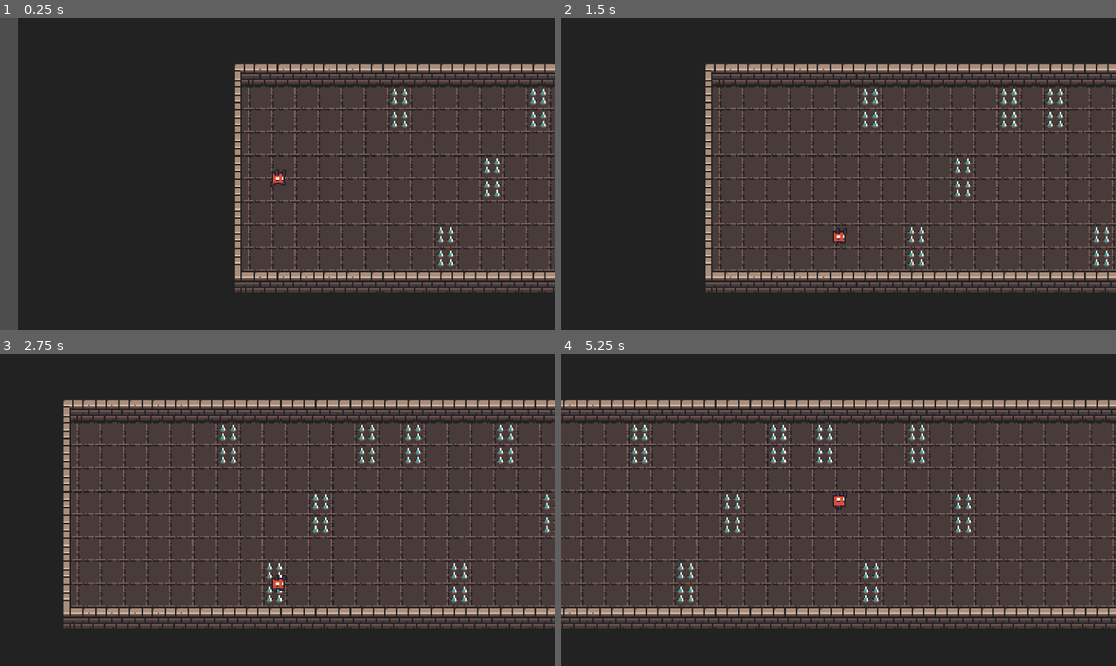
Above: before the commit, frames 1-4 (two rows, left to right).
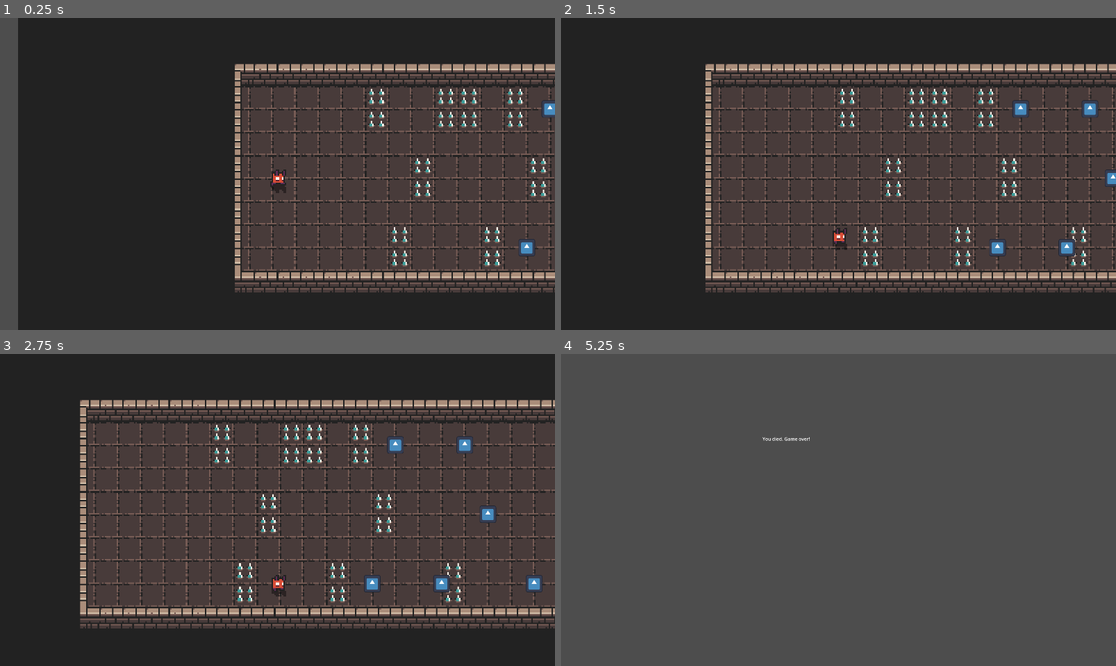
Above: after the commit, the same moments.

Repository: fericfl/escape-the-hell
Game: Godot game, scene res://Scenes/infinite_run.tscn
Same seed, same stepped clock (60 frames per second), same inputs: the game is played once before the commit and once after it. This scene is started directly instead of the project's main scene. The engine's default icon, where the game draws it, is replaced by a stand-in: a white triangle on a blue panel in a dark square.
Inputs (mouse positions are in pixels of both pictures, inside the frame that each line leads up to):
- Up to frame 1 (0.25 s): no input
- Up to frame 2 (1.5 s): move the mouse to (960, 158) at 0.52 s; hold D (move_right) 0.53-1.28 s; hold Space (jump) 0.53-1.28 s; move the mouse to (727, 189) at 1.27 s; hold S (change_lane_down) from 1.28 s (still down); click (727, 189) at 1.35 s
- Up to frame 3 (2.75 s): tap Space (jump) at 1.52, 1.55, 1.82 s; move the mouse to (333, 441) at 2.02 s; release S (change_lane_down) at 2.03 s; hold D (move_right) from 2.03 s (still down); hold Space (jump) from 2.03 s (still down)
- Up to frame 4 (5.25 s): move the mouse to (810, 572) at 2.77 s; release D (move_right) at 2.78 s; release Space (jump) at 2.78 s; hold W (change_lane_up) 2.78-3.53 s; click (810, 572) at 2.85 s; tap Space (jump) at 3.02, 3.05, 3.32, 4.52, 4.55, 4.82 s; move the mouse to (1005, 556) at 3.52 s; hold Space (jump) 3.53-4.28 s; hold A (move_left) 3.53-5.03 s; move the mouse to (672, 463) at 4.27 s; click (672, 463) at 4.35 s; move the mouse to (866, 510) at 5.02 s; hold S (change_lane_down) from 5.03 s (still down); hold Space (jump) from 5.03 s (still down)

The runs differ from the first frame. In frame 1, 2.0% of the frame differs, in the area x 48-100%, y 22-80%; in frame 2, 2.7%; in frame 3, 17%; in frame 4, 48%, in the area x 0-100%, y 0-100%.

Commit message:
Added shadow to the player sprite for depth and made some random fixes

Diff:
--- a/Scenes/boss.tscn
+++ b/Scenes/boss.tscn
@@ -6,7 +6,7 @@
 [ext_resource type="Texture2D" uid="uid://b51ftrd5i6gbt" path="res://Assets/Sprites/Characters/Boss/big_demon_idle_anim_sheet.png" id="3_ukjjc"]
 
 [sub_resource type="RectangleShape2D" id="RectangleShape2D_ukjjc"]
-size = Vector2(94, 121.125)
+size = Vector2(18, 25)
 
 [sub_resource type="Animation" id="Animation_mh6p8"]
 length = 0.001
@@ -53,17 +53,17 @@
 
 [node name="Sprite2D" type="Sprite2D" parent="."]
 texture_filter = 1
-position = Vector2(0, -73)
-scale = Vector2(4, 4)
+position = Vector2(-1, -18)
 texture = ExtResource("3_ukjjc")
 hframes = 4
 frame = 1
 
 [node name="CollisionShape2D" type="CollisionShape2D" parent="."]
-position = Vector2(2, -60.4375)
+position = Vector2(-1, -14.5)
 shape = SubResource("RectangleShape2D_ukjjc")
 
 [node name="bullet" parent="." instance=ExtResource("3_cxrok")]
+speed = 150.0
 
 [node name="AnimationPlayer" type="AnimationPlayer" parent="."]
 libraries = {
--- a/Scenes/boss_room.tscn
+++ b/Scenes/boss_room.tscn
@@ -134,15 +134,14 @@
 [node name="boss_room" type="Node2D"]
 
 [node name="Player" parent="." instance=ExtResource("1_0x2vs")]
-position = Vector2(476, 610)
+position = Vector2(162, 175)
 
 [node name="boss" parent="." instance=ExtResource("2_lu0rs")]
-position = Vector2(1689, 476)
+position = Vector2(535, 168)
 
 [node name="Ground" type="TileMapLayer" parent="."]
 z_index = -2
 texture_filter = 3
-scale = Vector2(4, 4)
 tile_map_data = PackedByteArray("AAAWAAEAAAAAAAAAAAAWAAAAAAAAAAAAAAAVAAAAAAAAAAAAAAAUAAAAAAAAAAAAAAATAAAAAAAAAAAAAAASAA …(135520 unchanged characters)…
 tile_set = SubResource("TileSet_q04ek")
 collision_enabled = false
@@ -150,6 +149,5 @@
 [node name="Walls" type="TileMapLayer" parent="."]
 z_index = 1
 texture_filter = 1
-scale = Vector2(3, 3)
 tile_map_data = PackedByteArray("AAAAAAAAAAABAAAAAAABAAAAAAAJAAMAAAACAAAAAAAJAAMAAAADAAAAAAAJAAMAAAAEAAAAAAAJAAMAAAAFAA …(1840 unchanged characters)…
 tile_set = SubResource("TileSet_l7on7")
--- a/Scenes/bullet.tscn
+++ b/Scenes/bullet.tscn
@@ -1,21 +1,23 @@
 [gd_scene load_steps=4 format=3 uid="uid://42rdl68igss"]
 
 [ext_resource type="Script" uid="uid://ib3w8owin73r" path="res://Scripts/bullet.gd" id="1_oduel"]
-[ext_resource type="Texture2D" uid="uid://b7g83p6ulhfb2" path="res://icon.svg" id="2_ycag2"]
+[ext_resource type="Texture2D" uid="uid://p2mohtyjwx1w" path="res://Assets/Sprites/HUD/fire_ball_sprite.png" id="2_oduel"]
 
 [sub_resource type="RectangleShape2D" id="RectangleShape2D_khrry"]
-size = Vector2(49, 10)
+size = Vector2(18, 12)
 
 [node name="bullet" type="Area2D" groups=["Boss", "Player"]]
 script = ExtResource("1_oduel")
 
 [node name="Icon" type="Sprite2D" parent="."]
+texture_filter = 1
 position = Vector2(0, -7)
-scale = Vector2(0.390625, 0.09375)
-texture = ExtResource("2_ycag2")
+scale = Vector2(0.5, 0.5)
+texture = ExtResource("2_oduel")
 
 [node name="CollisionShape2D" type="CollisionShape2D" parent="."]
-position = Vector2(-0.5, -7)
+position = Vector2(0, -7)
+scale = Vector2(0.5, 0.5)
 shape = SubResource("RectangleShape2D_khrry")
 
 [connection signal="body_entered" from="." to="." method="_on_body_entered"]
--- a/Scenes/infinite_run.tscn
+++ b/Scenes/infinite_run.tscn
@@ -1,10 +1,11 @@
-[gd_scene load_steps=11 format=4 uid="uid://cn5vtchjcnkkt"]
+[gd_scene load_steps=12 format=4 uid="uid://cn5vtchjcnkkt"]
 
 [ext_resource type="Texture2D" uid="uid://ckafe35ri32ny" path="res://Assets/Sprites/TileMaps/atlas_floor-16x16.png" id="1_q1u03"]
 [ext_resource type="Texture2D" uid="uid://dejbjos7ghuol" path="res://Assets/Sprites/TileMaps/atlas_walls_low-16x16.png" id="2_2yuk5"]
 [ext_resource type="PackedScene" uid="uid://67oa117ffhad" path="res://Scenes/player_scroller.tscn" id="2_q1u03"]
 [ext_resource type="PackedScene" uid="uid://sh4hnbdaxm0j" path="res://Scenes/game_manager.tscn" id="4_ioilu"]
 [ext_resource type="PackedScene" uid="uid://cr17uii3iawqj" path="res://Scenes/endgame_scene.tscn" id="4_uxagy"]
+[ext_resource type="PackedScene" uid="uid://b2x6pjeh2mawp" path="res://Scenes/soul.tscn" id="5_kgx5n"]
 
 [sub_resource type="TileSetAtlasSource" id="TileSetAtlasSource_uxagy"]
 texture = ExtResource("2_2yuk5")
@@ -180,7 +181,12 @@
 endgame_scene = ExtResource("4_uxagy")
 tilemap = NodePath("../Ground")
 
-[node name="GameManager" parent="." node_paths=PackedStringArray("tilemap", "player") instance=ExtResource("4_ioilu")]
+[node name="GameManager" parent="." node_paths=PackedStringArray("tilemap", "player") groups=["Player"] instance=ExtResource("4_ioilu")]
 tilemap = NodePath("../Ground")
 player = NodePath("../PlayerScroller")
+soul_scene = ExtResource("5_kgx5n")
 SPIKE_SPAWN_CHANCE = 50
+
+[node name="Soul" parent="." instance=ExtResource("5_kgx5n")]
+
+[connection signal="collected" from="Soul" to="PlayerScroller" method="on_soul_collected"]
--- a/Scenes/player.tscn
+++ b/Scenes/player.tscn
@@ -6,7 +6,7 @@
 [ext_resource type="Texture2D" uid="uid://c2p07pccdpd4t" path="res://Assets/Sprites/Characters/Player/Version1/imp_idle_anim_f0-sheet.png" id="3_6t5aa"]
 
 [sub_resource type="RectangleShape2D" id="RectangleShape2D_cvnsp"]
-size = Vector2(27, 34)
+size = Vector2(9, 8)
 
 [sub_resource type="Animation" id="Animation_x3wgy"]
 length = 0.001
@@ -64,19 +64,19 @@
 
 [node name="Player" type="CharacterBody2D" node_paths=PackedStringArray("animation_player") groups=["Player"]]
 script = ExtResource("1_cvnsp")
+moveSpeed = 150
 endgame_scene = ExtResource("2_vgqql")
 bullet_scene = ExtResource("2_6t5aa")
 animation_player = NodePath("AnimationPlayer")
 
 [node name="Sprite2D" type="Sprite2D" parent="."]
 texture_filter = 1
-position = Vector2(-1.19209e-07, -28)
-scale = Vector2(3, 3.345)
+position = Vector2(-1.19209e-07, -8)
 texture = ExtResource("3_6t5aa")
 hframes = 4
 
 [node name="CollisionShape2D" type="CollisionShape2D" parent="."]
-position = Vector2(1.5, -18)
+position = Vector2(0.5, -6)
 shape = SubResource("RectangleShape2D_cvnsp")
 
 [node name="SlideTime" type="Timer" parent="."]
@@ -85,9 +85,10 @@
 
 [node name="bullet" parent="." instance=ExtResource("2_6t5aa")]
 visible = false
+speed = 150.0
 
 [node name="Camera2D" type="Camera2D" parent="."]
-zoom = Vector2(1.24, 1.24)
+zoom = Vector2(5, 5)
 
 [node name="AnimationPlayer" type="AnimationPlayer" parent="."]
 libraries = {
--- a/Scenes/player_scroller.tscn
+++ b/Scenes/player_scroller.tscn
@@ -1,7 +1,8 @@
-[gd_scene load_steps=7 format=3 uid="uid://67oa117ffhad"]
+[gd_scene load_steps=8 format=3 uid="uid://67oa117ffhad"]
 
 [ext_resource type="Texture2D" uid="uid://c2wh24s4bk6px" path="res://Assets/Sprites/Characters/Player/Version1/imp_run_anim_f0-sheet.png" id="1_6mbfx"]
 [ext_resource type="Script" uid="uid://drtg028t6nsj4" path="res://Scripts/player_scroller.gd" id="1_l1yfg"]
+[ext_resource type="Texture2D" uid="uid://xo7fe4lnlf6g" path="res://Assets/Sprites/Characters/Player/Version1/imp_idle_anim_f0.png" id="3_ta1tj"]
 
 [sub_resource type="RectangleShape2D" id="RectangleShape2D_l1yfg"]
 size = Vector2(9, 8)
@@ -43,10 +44,19 @@
 &"run": SubResource("Animation_6mbfx")
 }
 
-[node name="PlayerScroller" type="CharacterBody2D" node_paths=PackedStringArray("animation_player", "sprite")]
+[node name="PlayerScroller" type="CharacterBody2D" node_paths=PackedStringArray("animation_player", "sprite") groups=["Player"]]
+collision_layer = 2
 script = ExtResource("1_l1yfg")
 animation_player = NodePath("AnimationPlayer")
 sprite = NodePath("Sprite2D")
+
+[node name="Shadow" type="Sprite2D" parent="."]
+modulate = Color(0, 0, 0, 0.4)
+visibility_layer = 2
+texture_filter = 1
+position = Vector2(0, 6)
+scale = Vector2(1, -1)
+texture = ExtResource("3_ta1tj")
 
 [node name="Sprite2D" type="Sprite2D" parent="."]
 texture_filter = 1
--- /dev/null
+++ b/Scenes/soul.tscn
@@ -0,0 +1,19 @@
+[gd_scene load_steps=4 format=3 uid="uid://b2x6pjeh2mawp"]
+
+[ext_resource type="Script" uid="uid://qp2b1og8uc1t" path="res://Scripts/soul.gd" id="1_jrtix"]
+[ext_resource type="Texture2D" uid="uid://b7g83p6ulhfb2" path="res://icon.svg" id="2_dmpwr"]
+
+[sub_resource type="RectangleShape2D" id="RectangleShape2D_dmpwr"]
+size = Vector2(12, 12)
+
+[node name="Soul" type="Area2D" groups=["Player"]]
+collision_layer = 2
+script = ExtResource("1_jrtix")
+
+[node name="CollisionShape2D" type="CollisionShape2D" parent="."]
+light_mask = 2
+shape = SubResource("RectangleShape2D_dmpwr")
+
+[node name="Sprite2D" type="Sprite2D" parent="."]
+scale = Vector2(0.09, 0.094)
+texture = ExtResource("2_dmpwr")
--- a/Scripts/game_manager.gd
+++ b/Scripts/game_manager.gd
@@ -2,6 +2,7 @@
 
 @export var tilemap: TileMapLayer
 @export var player: CharacterBody2D
+@export var soul_scene: PackedScene
 @export var SPAWN_DELAY_TILES = 5
 @export var SPIKE_SPAWN_CHANCE = 30
 
@@ -48,8 +49,6 @@
 				tilemap.set_cell(Vector2i(x, y), 0, tile)
 			_:
 				pass
-	if x % 2 != 0:
-		return
 
 	var spike_range = SPIKE_Y_RANGES[randi() % SPIKE_Y_RANGES.size()]
 	var group_width = randi_range(1, 3)
@@ -61,3 +60,28 @@
 			for dy in range(spike_range.x, spike_range.y + 1):
 				var pos = Vector2i(x + dx, dy)
 				tilemap.set_cell(pos, 0, SPIKE_TILE)
+	else:
+		if randi() % 100 < 60:
+			var safe_lanes := []
+
+			for ground_y in GROUND_Y_POSITIONS:
+				var spike_y_range = Vector2i(ground_y - 2, ground_y - 1)
+				var has_spike = false
+
+				for y in range(spike_y_range.x, spike_y_range.y + 1):
+					if tilemap.get_cell_source_id(Vector2i(x, y)) == 0 and tilemap.get_cell_atlas_coords(Vector2i(x,y)) == SPIKE_TILE:
+						has_spike = true
+						break
+
+				if not has_spike:
+					safe_lanes.append(ground_y)
+
+			if safe_lanes.size() > 0:
+				var chosen_y = safe_lanes[randi() % safe_lanes.size()]
+				var soul_tile_coords = Vector2i(x, chosen_y)
+				var soul_pixel_pos = tilemap.map_to_local(soul_tile_coords) - Vector2(24,24)
+
+				var soul = soul_scene.instantiate()
+				soul.global_position = soul_pixel_pos
+				soul.connect("collected", Callable(player, "on_soul_collected"))
+				add_child(soul)
--- a/Scripts/player_scroller.gd
+++ b/Scripts/player_scroller.gd
@@ -10,6 +10,7 @@
 @export var sprite: Sprite2D
 @export var tilemap: TileMapLayer
 @export var SPIKE_TILE = Vector2i(3, 3)
+@onready var shadow = $Shadow
 
 const LANE_HEIGHT = 32
 const LANES = [96, 144, 192]
@@ -20,10 +21,12 @@
 var current_speed = NORMAL_SPEED
 var did_hit_spike = false
 var target_y: float = 0.0
+var souls = 0
 
 func _ready():
 	position.y = LANES[current_lane]
 	target_y = position.y
+
 
 func _physics_process(delta: float) -> void:
 	global_position.y = lerp(global_position.y, target_y, 8 * delta)
@@ -36,13 +39,16 @@
 		var jump_offset = -JUMP_HEIGHT * sin(t * PI)
 		if jump_timer > 0:
 			global_position.y = original_y + jump_offset
+			shadow.modulate.a = 0.0
 		else:
 			is_jumping = false
 			target_y = LANES[current_lane]
 			animation_player.speed_scale = 1
+			shadow.modulate.a = 0.4
 	animation_player.play("run")
 	check_spike_collision()
 	move_and_slide()
+
 
 func _unhandled_input(event: InputEvent) -> void:
 	if event.is_action_pressed("change_lane_up"):
@@ -60,15 +66,16 @@
 	elif event.is_action_pressed("jump") and is_jumping == false:
 		start_jump()
 
+
 func wiggle():
-	var original_y := sprite.position.y
+	var reffrence_y := sprite.position.y
 	var tween := create_tween()
 	tween.set_trans(Tween.TRANS_SINE)
 	tween.set_ease(Tween.EASE_IN_OUT)
 
-	tween.tween_property(sprite, "position:y", original_y + 3, 0.075)
-	tween.tween_property(sprite, "position:y", original_y - 3, 0.075)
-	tween.tween_property(sprite, "position:y", original_y, 0.05)
+	tween.tween_property(sprite, "position:y", reffrence_y + 3, 0.075)
+	tween.tween_property(sprite, "position:y", reffrence_y - 3, 0.075)
+	tween.tween_property(sprite, "position:y", reffrence_y, 0.05)
 
 
 func start_jump():
@@ -76,6 +83,7 @@
 	jump_timer = JUMP_DURATION
 	original_y = global_position.y
 	animation_player.speed_scale = 0.5
+
 
 func check_spike_collision():
 	if is_jumping:
@@ -95,3 +103,8 @@
 	else:
 		did_hit_spike = false
 		current_speed = NORMAL_SPEED
+
+
+func on_soul_collected():
+	souls += 1
+	print("Souls: ", souls)
--- /dev/null
+++ b/Scripts/soul.gd
@@ -0,0 +1,13 @@
+extends Area2D
+
+signal collected
+
+func _read():
+	print("I connected to signal")
+	connect("body_entered", Callable(self, "_on_body_entered"))
+
+func _on_body_entered(body):
+	print("I am here")
+	if body.is_in_group("Player"):
+		collected.emit("collected")
+		queue_free()
--- a/project.godot
+++ b/project.godot
@@ -15,11 +15,19 @@
 config/features=PackedStringArray("4.4", "GL Compatibility")
 config/icon="res://icon.svg"
 
+[autoload]
+
+DiscordRPCLoader="*res://addons/discord-rpc-gd/nodes/discord_autoload.gd"
+
 [display]
 
 window/size/viewport_width=1920
 window/size/viewport_height=1080
 window/stretch/aspect="expand"
+
+[editor_plugins]
+
+enabled=PackedStringArray("res://addons/discord-rpc-gd/plugin.cfg")
 
 [global_group]
 
Binary file added: Assets/Sprites/HUD/broken_heart_sprite.png
Not shown, added: Assets/Sprites/HUD/broken_heart_sprite.png.import
Binary file added: Assets/Sprites/HUD/fire_ball_sprite.aseprite
Binary file added: Assets/Sprites/HUD/fire_ball_sprite.png
Not shown, added: Assets/Sprites/HUD/fire_ball_sprite.png.import
Binary file added: Assets/Sprites/HUD/heart_sprite.aseprite
Binary file added: Assets/Sprites/HUD/heart_sprite.png
Not shown, added: Assets/Sprites/HUD/heart_sprite.png.import
Not shown, added: Scripts/soul.gd.uid
